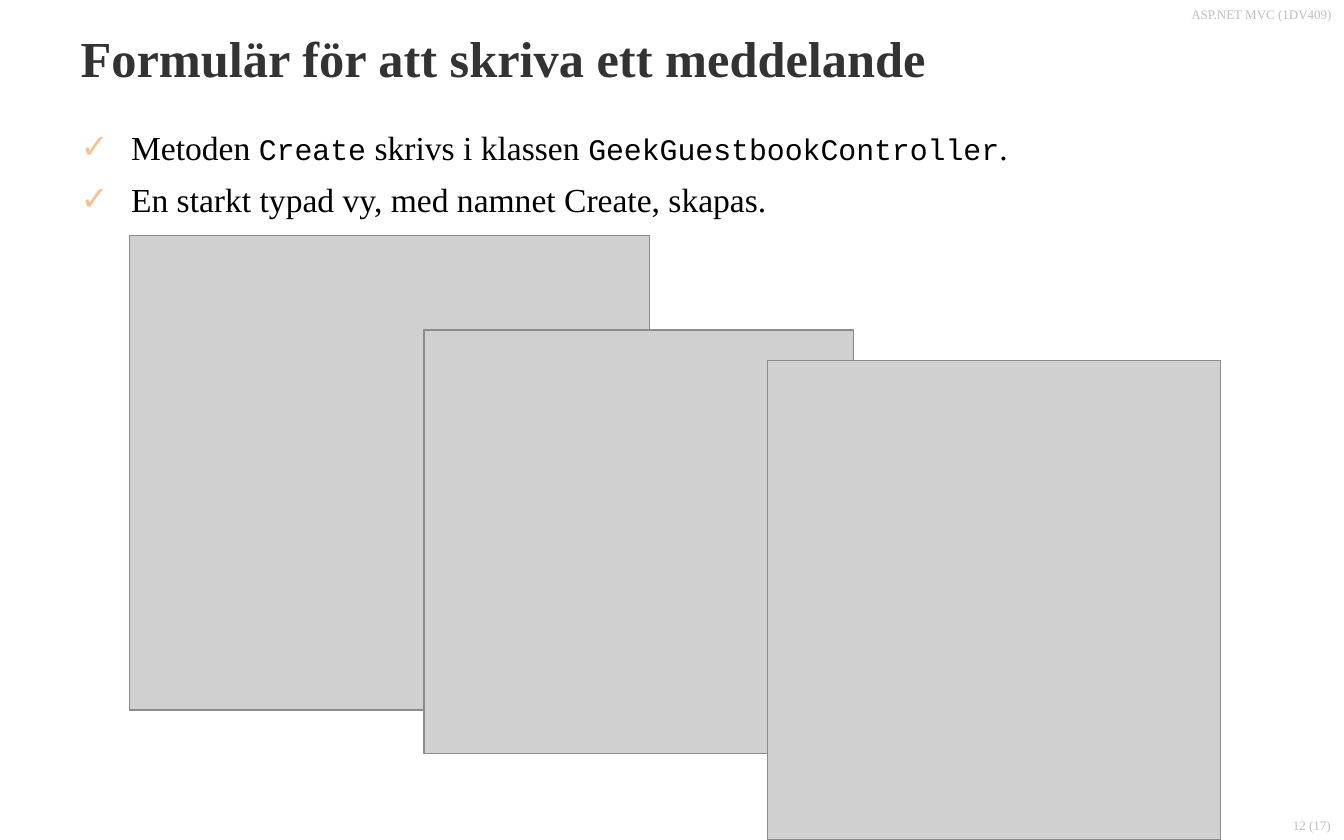
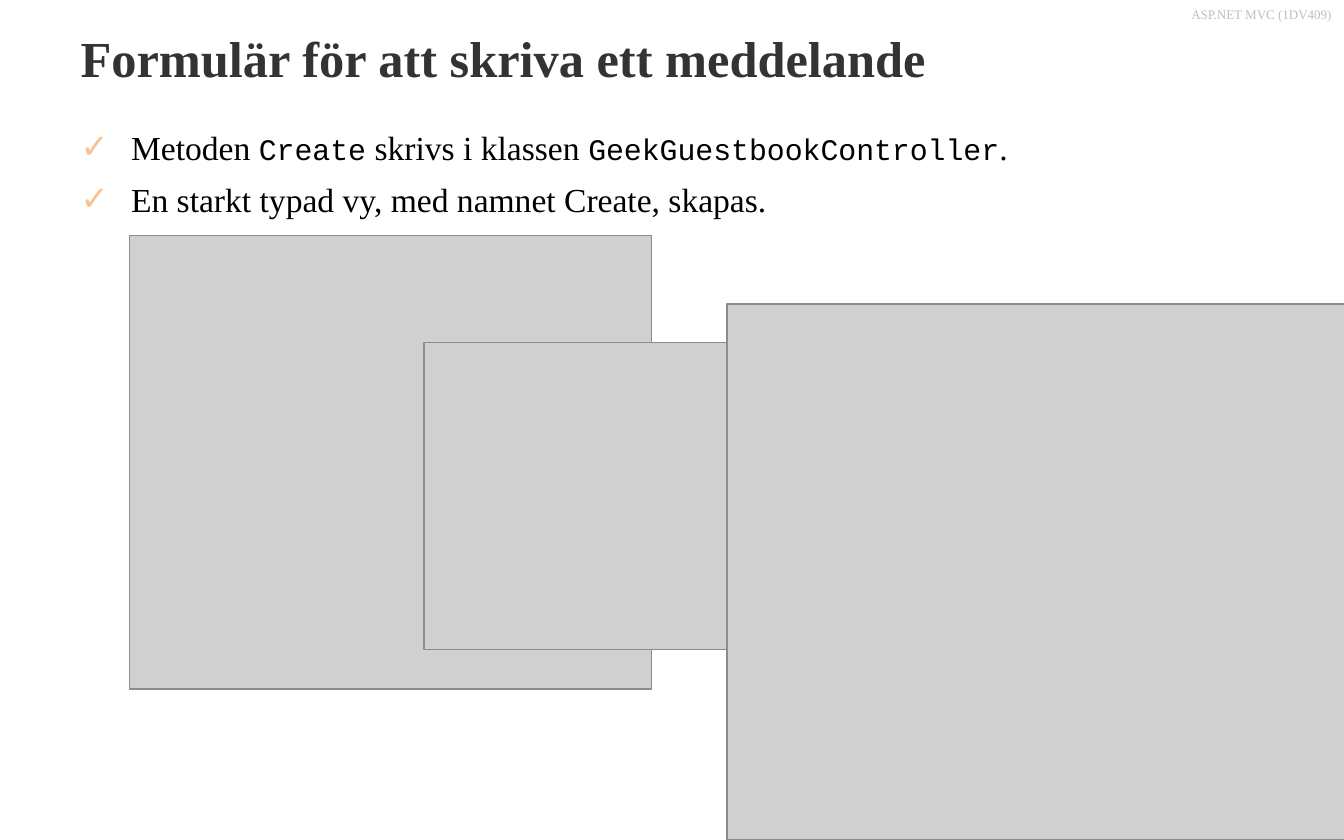
Before and after one commit to 1dv409/kursmaterial, a slide deck: slide 12 of Presentationsmaterial/Dokument/1.2 Enkel gästbok 1.0.pptx. Drawn at 1344x840 pixels with LibreOffice and Linux fonts; fonts in the diff are those of the drawing; grey boxes stand for pictures; background and template pictures are left out. Boxes give left, top, right and bottom in pixels: in the first picture for what was removed or moved away, otherwise in the second. Text is boxed around its words. In the diff, an @@ line names an element or a change of style, - is before the commit and + after.

```diff
--- a/Presentationsmaterial/Dokument/1.2 Enkel gästbok 1.0.pptx
+++ b/Presentationsmaterial/Dokument/1.2 Enkel gästbok 1.0.pptx
@@ picture: place and size @@
-picture at box(130, 235, 650, 710)
+picture at box(130, 235, 652, 688)
@@ picture: place and size @@
-picture at box(767, 360, 1220, 840)
+picture at box(727, 304, 1344, 840)
@@ picture: place and size @@
-picture at box(425, 331, 853, 754)
+picture at box(425, 343, 929, 650)
@@ page number removed at box(1293, 822, 1331, 832) @@
-12 (17)
```
Also in this commit, not shown: 15 other slides changed, 1 other file.
